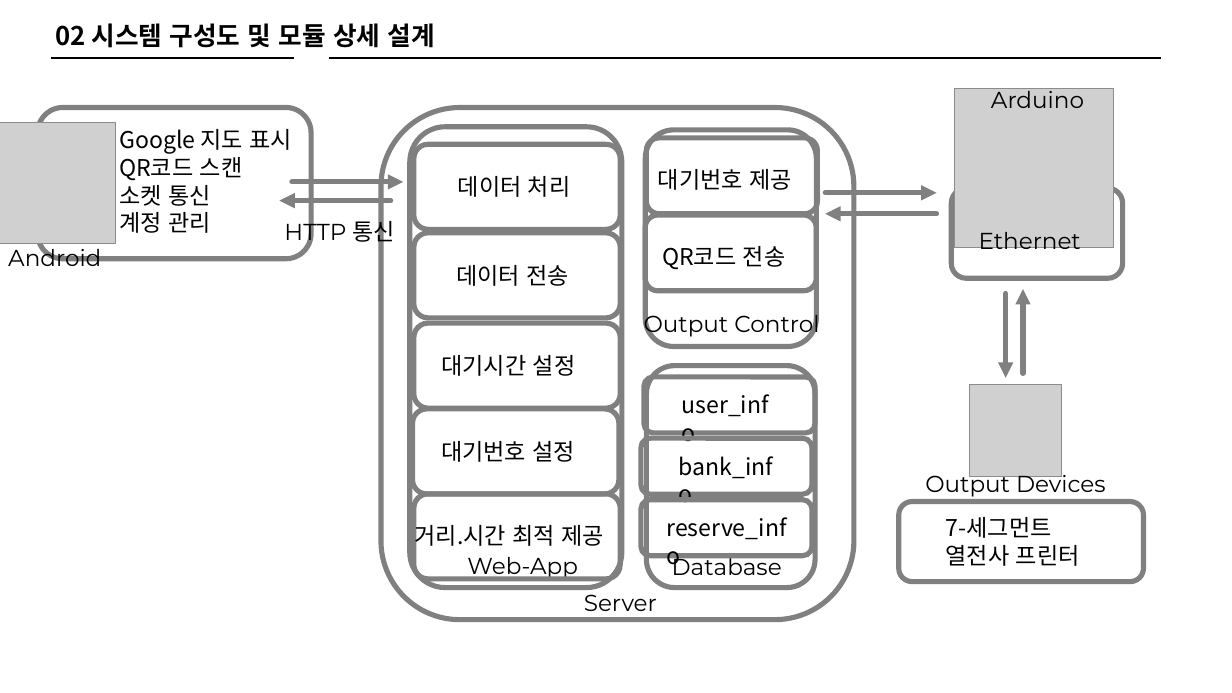
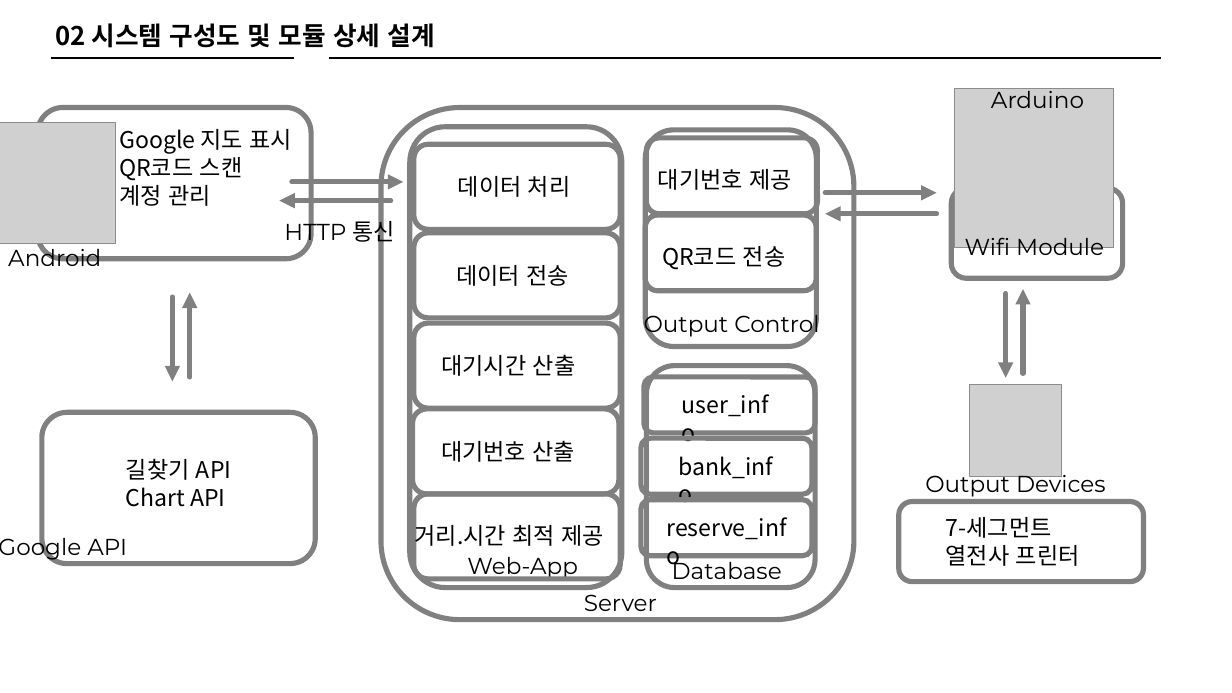
Before and after one commit to KPU-SSMS/PPT, a slide deck: slide 6 of 프로토타입 3-5(박병현,장태홍,백승제).pptx. Drawn at 1232x693 pixels with LibreOffice and Linux fonts; fonts in the diff are those of the drawing; grey boxes stand for pictures. Boxes give left, top, right and bottom in pixels: in the first picture for what was removed or moved away, otherwise in the second. Text is boxed around its words. In the diff, an @@ line names an element or a change of style, - is before the commit and + after.

```diff
--- a/프로토타입 3-5(박병현,장태홍,백승제).pptx
+++ b/프로토타입 3-5(박병현,장태홍,백승제).pptx
@@ text at [119, 180, 211, 206]: paragraph removed @@
-소켓 통신
@@ text at [965, 237, 1104, 261]: text changed @@
-Ethernet
+Wifi Module
@@ arrow added from (173, 297) to (173, 382), #808080 4 pt @@
@@ arrow added from (189, 377) to (189, 293), #808080 4 pt @@
@@ text at [441, 354, 576, 376]: text changed @@
-대기시간 설정
+대기시간 산출
@@ rounded rectangle added at [42, 412, 315, 564], outline #808080 4 pt @@
@@ text at [441, 440, 575, 462]: text changed @@
-대기번호 설정
+대기번호 산출
@@ text added at [126, 458, 231, 507], 18 pt, text #000000 @@
+길찾기 API
+Chart API
@@ text added at [0, 533, 127, 561], 18 pt, text #000000 @@
+Google API
@@ text "Database": place and size @@
-text "Database" at [672, 553, 782, 575]
+text "Database" at [672, 557, 782, 579]
```
Also in this commit, not shown: 7 other slides changed, 1 slide removed, 6 other files.
